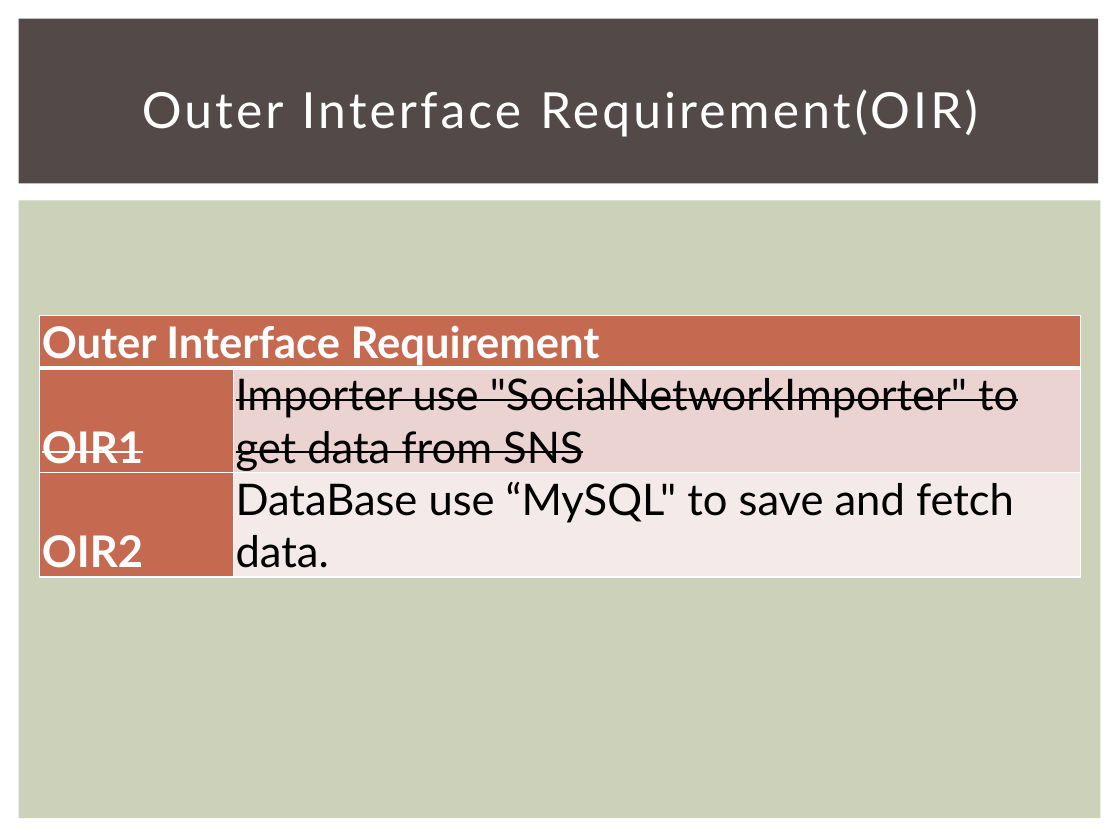
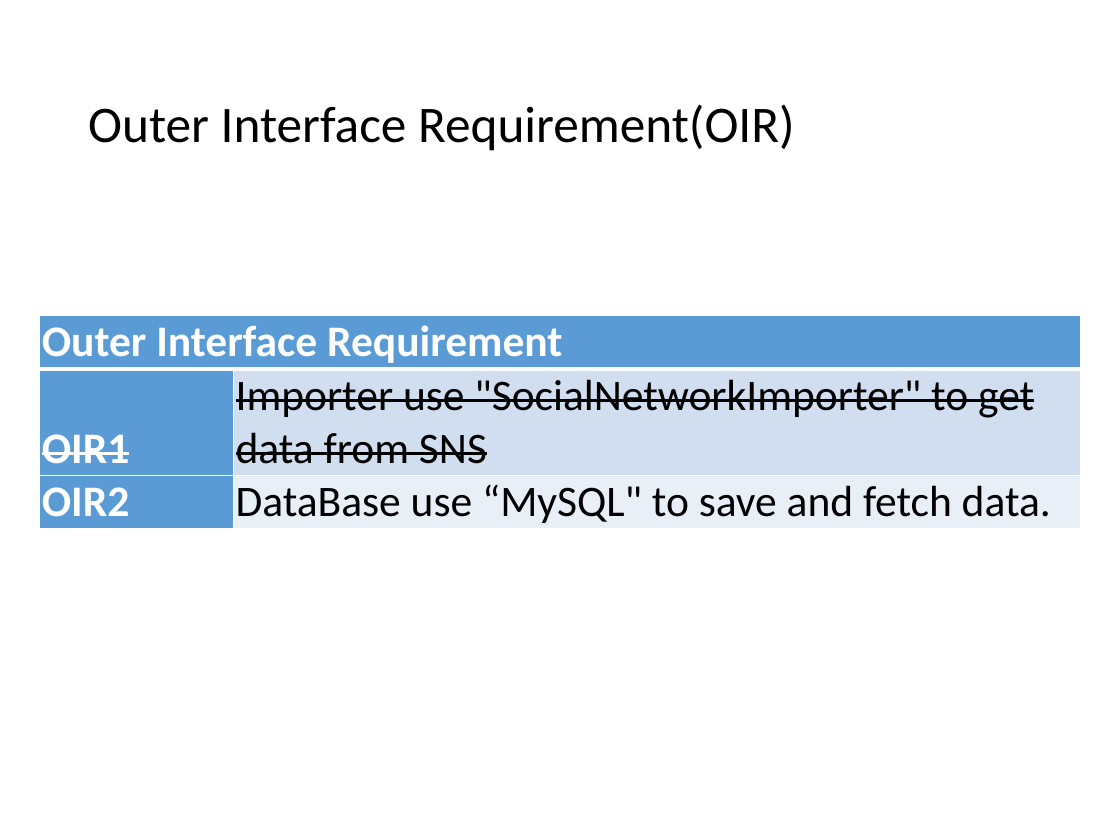
Before and after one commit to 2014-sed-team3/term-project, a slide deck: slide 13 of project/report/report.pptx (slide 14 before the commit). Drawn at 1120x840 pixels with LibreOffice and Linux fonts; fonts in the diff are those of the drawing. Boxes give left, top, right and bottom in pixels: in the first picture for what was removed or moved away, otherwise in the second. Text is boxed around its words. In the diff, an @@ line names an element or a change of style, - is before the commit and + after.

```diff
--- a/project/report/report.pptx
+++ b/project/report/report.pptx
@@ rectangle removed at [19,19,1099,184] @@
@@ title "Outer Interface Requirement(OIR)": place and size @@
-title "Outer Interface Requirement(OIR)" at [142,89,978,137]
+title "Outer Interface Requirement(OIR)" at [88,104,795,151]
@@ title "Outer Interface Requirement(OIR)" at [88,104,795,151]: size 32 to 33 pt, font Lato to Calibri, text colour #FFFFFF to #000000, letter spacing 2 to 0 pt; alignment centre to left; line spacing 1 to 0.9 @@
@@ rectangle removed at [19,200,1101,819] @@
@@ table at [39,316,1080,527] @@
@@ fill #C66951 to #5B9BD5 in 3 cells @@
@@ fill #EAD4D0 to #D2DEEF in row 2, column 2 @@
@@ fill #F5EBE9 to #EAEFF7 in row 3, column 2 @@
@@ font Lato to Calibri @@
```
Also in this commit, not shown: 29 other slides changed, 17 slides added, 12 slides removed.
